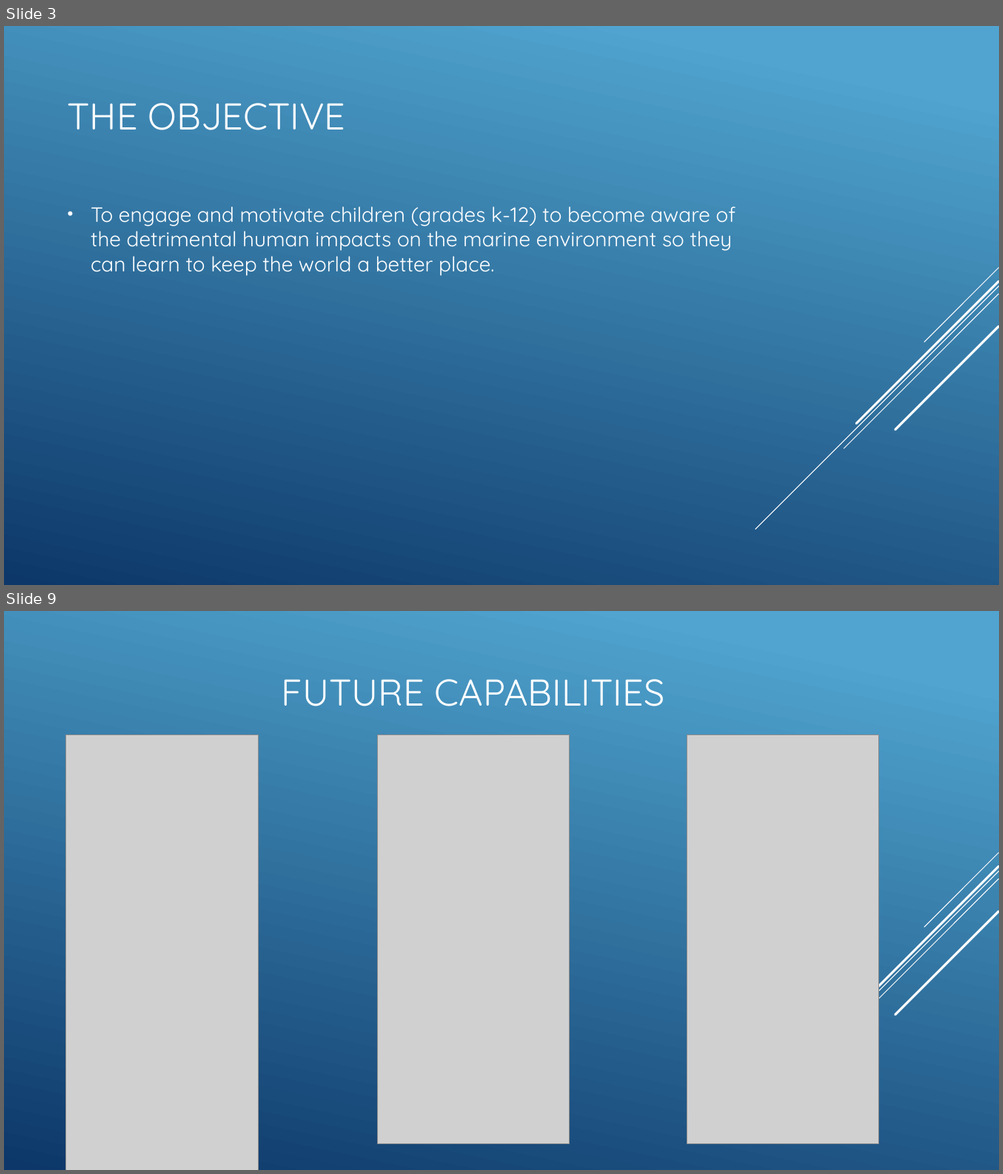
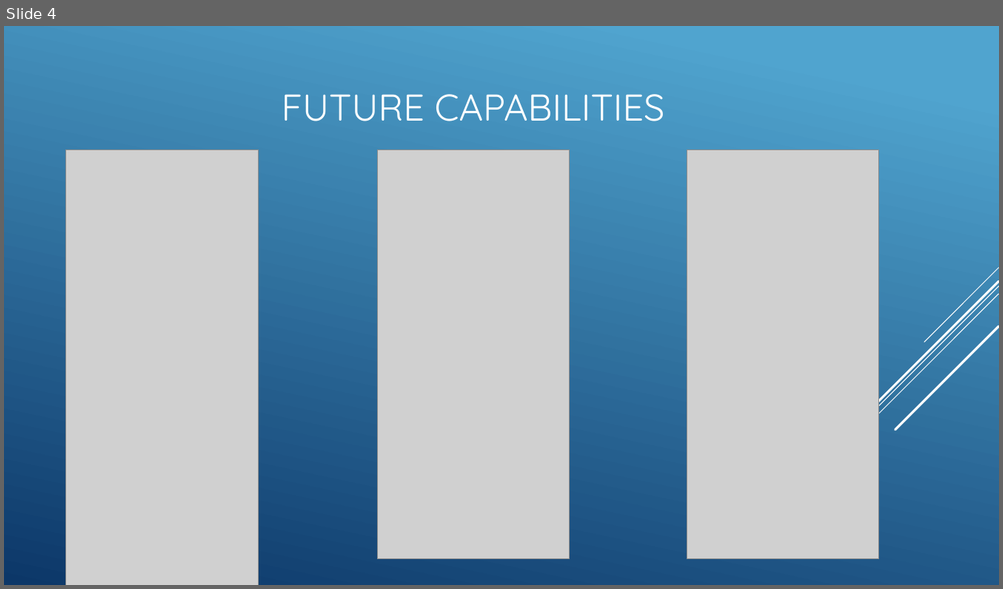
Before and after one commit to Tampa2017/team-8, a slide deck: JP Morgan Code for Good 2017 Presentation.pptx. Shown one above the other, each under a label of ours: slides 3 and 9 before the commit, slide 4 after it; the slides between them are not shown. The pictures are 1003x1174 and 1003x589 pixels, drawn with LibreOffice and Linux fonts; fonts in the diff are those of the drawing; grey boxes stand for pictures. Boxes give left, top, right and bottom in pixels: in the first picture for what was removed or moved away, otherwise in the second. Text is boxed around its words. In the diff, an @@ line names an element or a change of style, - is before the commit and + after.

```diff
--- a/JP Morgan Code for Good 2017 Presentation.pptx
+++ b/JP Morgan Code for Good 2017 Presentation.pptx
@@ slide 3 removed at [4,26,999,585], background gradient #51A5CF to #0D3868; not listed: 5 template elements that a slide beside it also shows @@
@@ title removed at [68,103,346,130] @@
-THE OBJECTIVE
@@ text removed at [91,207,736,276] @@
-• To engage and motivate children (grades k-12) to become aware of the detrimental human impacts on the marine environment so they can learn to keep the world a better place.
@@ what was slide 9 is now slide 4 @@
```
Also in this commit, not shown: 3 slides changed, 5 other slides removed, 12 other files.
